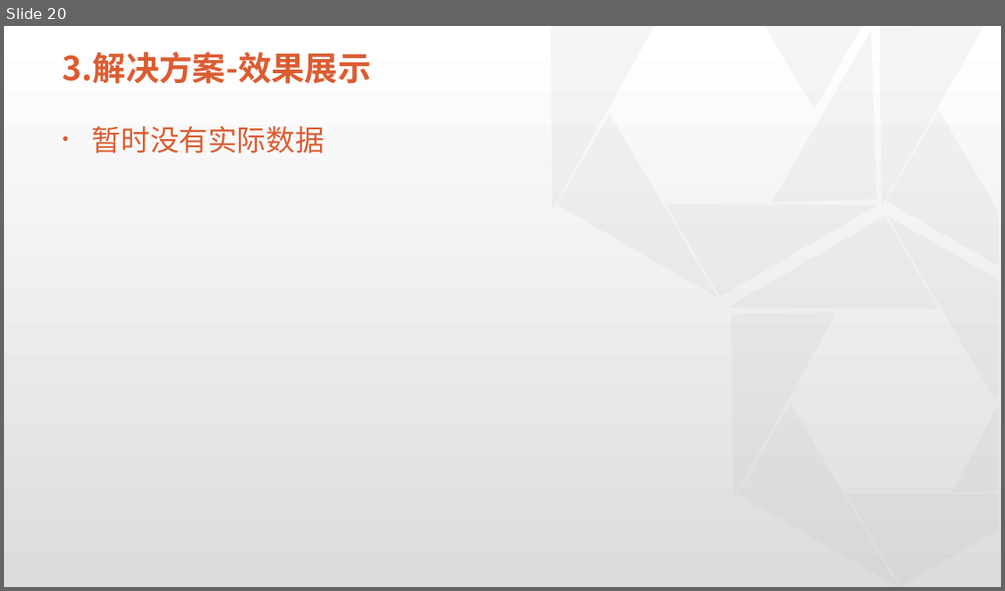
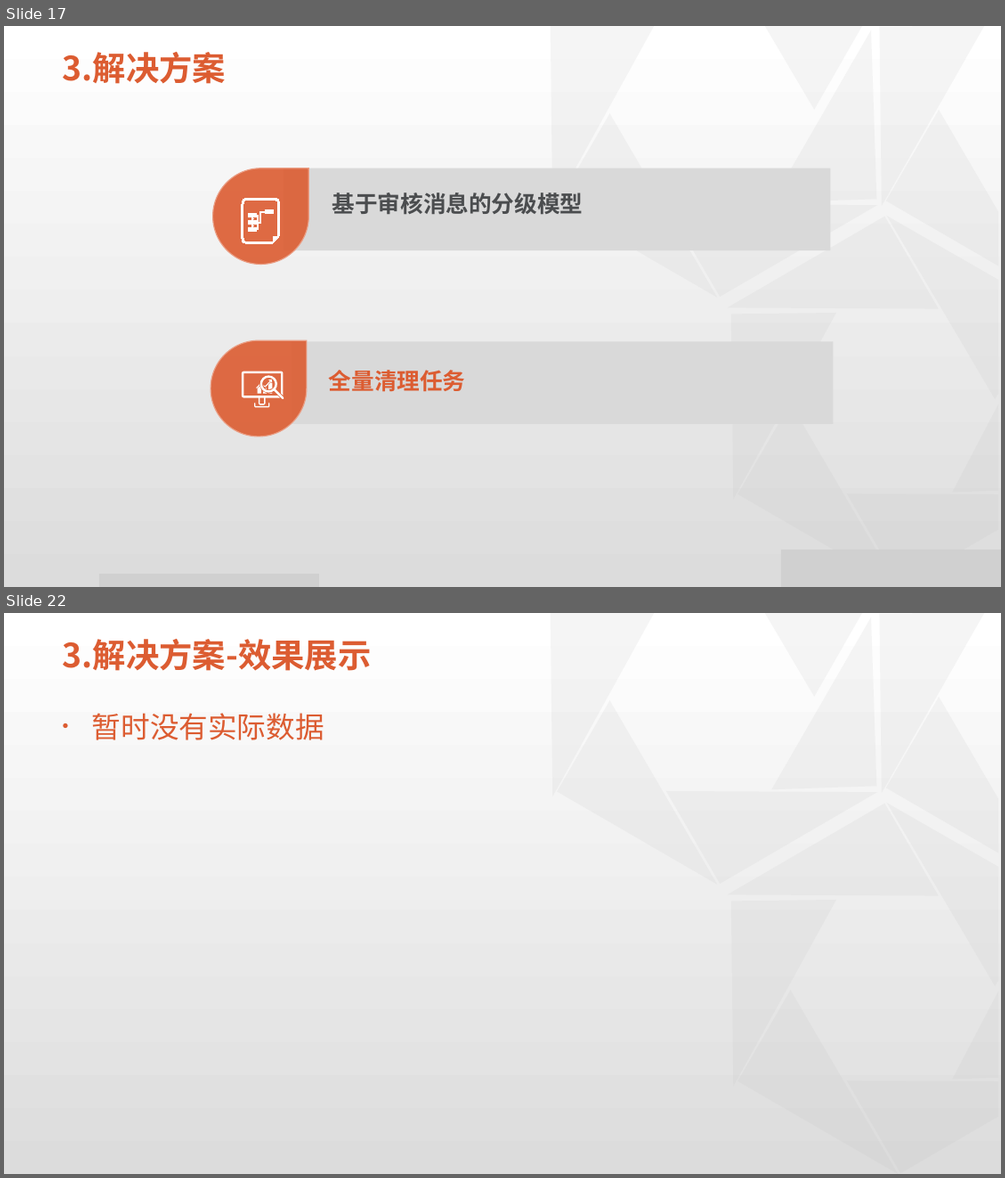
Before and after one commit to physicsLoveJava/java-miscellaneous, a slide deck: tech-interview/a-task/实习总结预展示板-新版.pptx. Shown one above the other, each under a label of ours: slide 20 before the commit, slides 17 and 22 after it; the slides between them are not shown. The pictures are 1005x591 and 1005x1178 pixels, drawn with LibreOffice and Linux fonts; fonts in the diff are those of the drawing; grey boxes stand for pictures; background and template pictures are left out. Boxes give left, top, right and bottom in pixels: in the first picture for what was removed or moved away, otherwise in the second. Text is boxed around its words. In the diff, an @@ line names an element or a change of style, - is before the commit and + after.

```diff
--- a/tech-interview/a-task/实习总结预展示板-新版.pptx
+++ b/tech-interview/a-task/实习总结预展示板-新版.pptx
@@ slide 17 added at box(4, 26, 1001, 587), background #FFFFFF; not listed: 14 template elements that a slide beside it also shows @@
@@ title added at box(63, 52, 226, 84), 32 pt, text #DC5C31, bold @@
+3.解决方案
@@ teardrop added at box(212, 168, 308, 264), fill #DC5C31 at 90% opacity, outline #EA9D83 1 pt @@
@@ rectangle added at box(283, 168, 831, 250), fill #D9D9D9 @@
@@ freeform shape added at box(242, 198, 280, 243), fill #FFFFFF, outline #FFFFFF 0.75 pt @@
@@ text added at box(332, 192, 583, 214), 22 pt, text #4B4D4F, bold @@
+基于审核消息的分级模型
@@ teardrop added at box(210, 340, 306, 435), fill #DC5C31 at 90% opacity, outline #EA9D83 1 pt @@
@@ rectangle added at box(291, 342, 833, 424), fill #D9D9D9 @@
@@ freeform shape added at box(242, 371, 284, 408), fill #FFFFFF @@
@@ text added at box(329, 370, 466, 392), 22 pt, text #DC5C31, bold @@
+全量清理任务
@@ picture added at box(781, 549, 1001, 587) @@
@@ picture added at box(99, 573, 319, 587) @@
@@ what was slide 20 is now slide 22 @@
```
Also in this commit, not shown: 11 slides changed, 3 other slides added, 2 slides removed.
